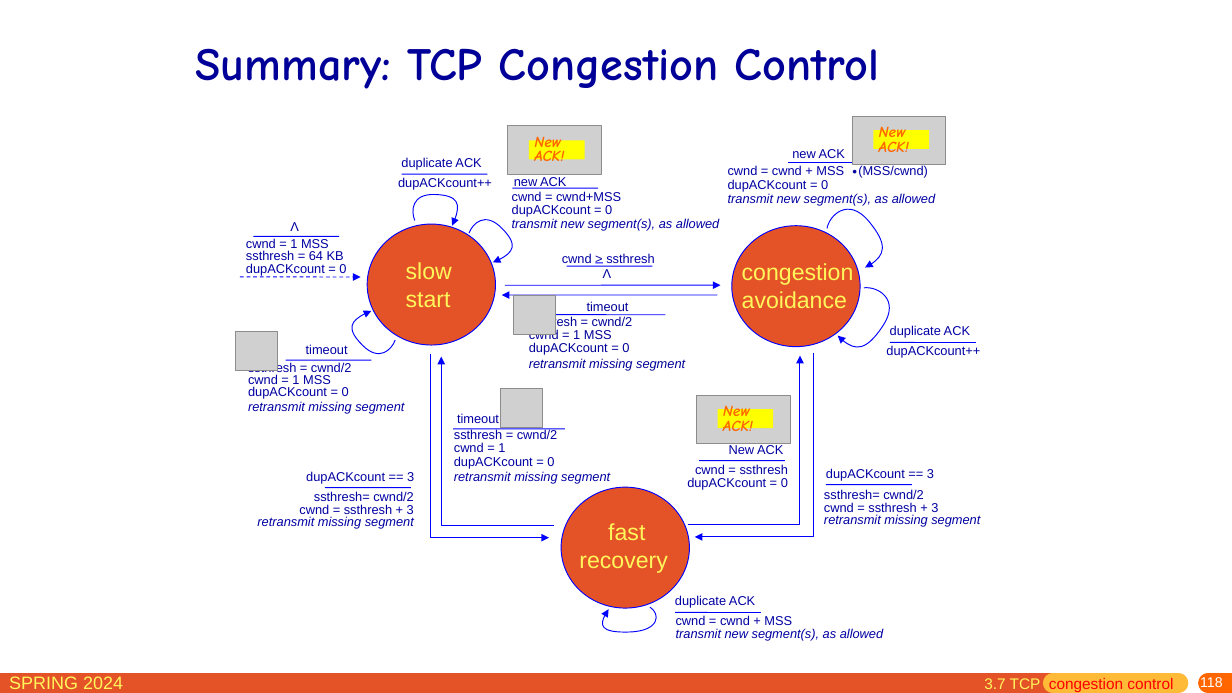
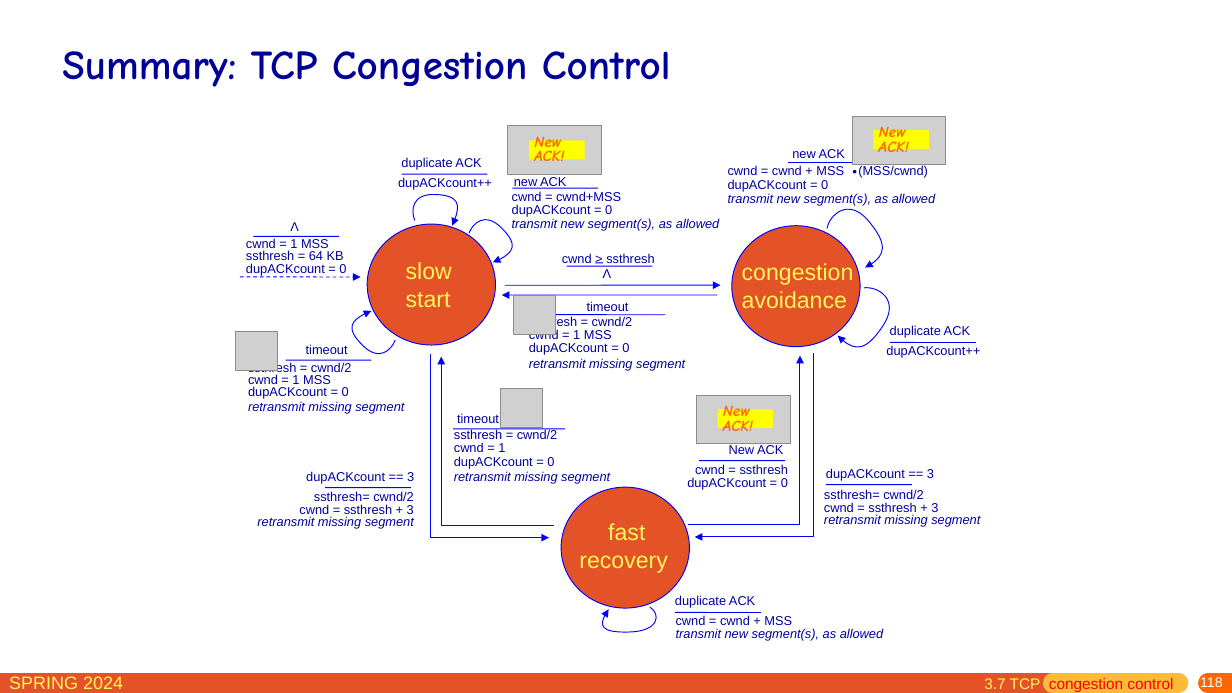
Before and after one commit to network-whu/slides, a slide deck: slide 118 of pptx/chapter3.pptx. Drawn at 1232x693 pixels with LibreOffice and Linux fonts; fonts in the diff are those of the drawing; grey boxes stand for pictures. Boxes give left, top, right and bottom in pixels: in the first picture for what was removed or moved away, otherwise in the second. Text is boxed around its words. In the diff, an @@ line names an element or a change of style, - is before the commit and + after.

```diff
--- a/pptx/chapter3.pptx
+++ b/pptx/chapter3.pptx
@@ title "Summary: TCP Congestion Control": place and size @@
-title "Summary: TCP Congestion Control" at bbox=[196, 48, 880, 89]
+title "Summary: TCP Congestion Control" at bbox=[62, 51, 671, 87]
@@ title "Summary: TCP Congestion Control" at bbox=[62, 51, 671, 87]: size 36 to 32 pt @@
```
Also in this commit, not shown: 1 other slide changed.
